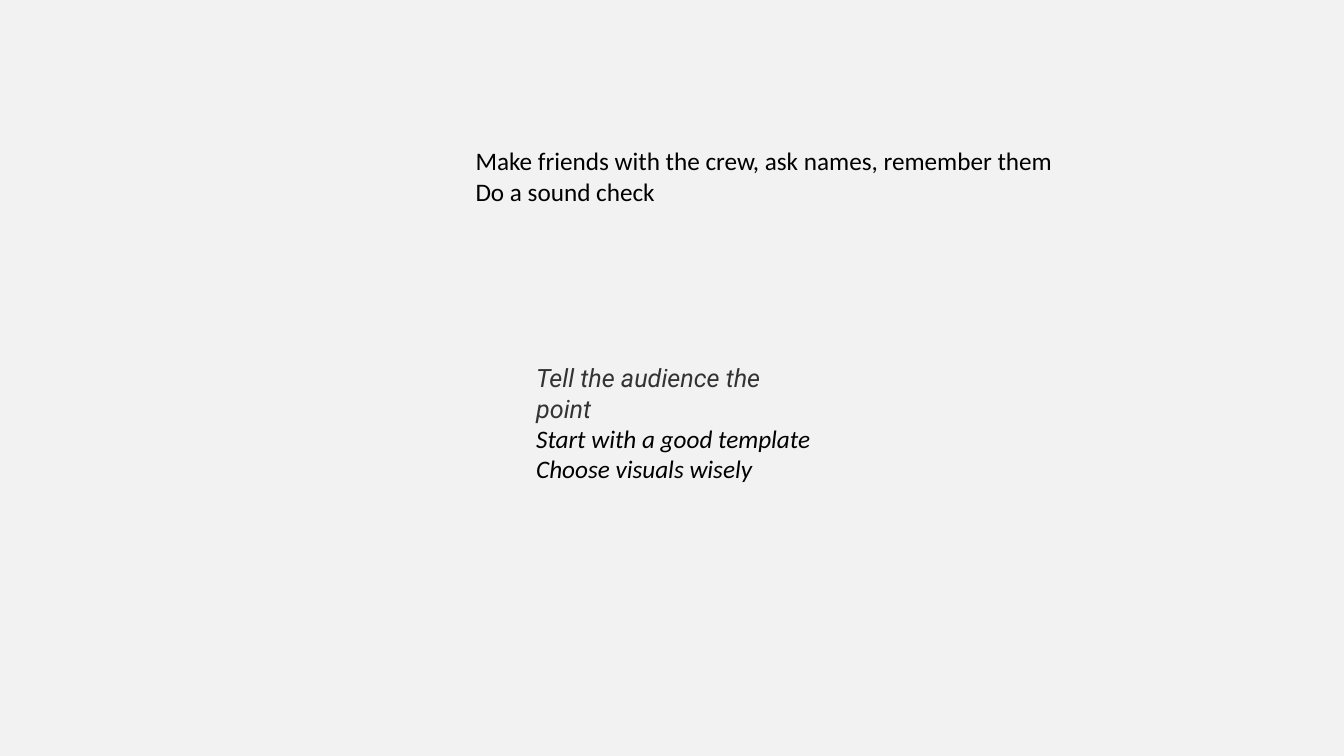
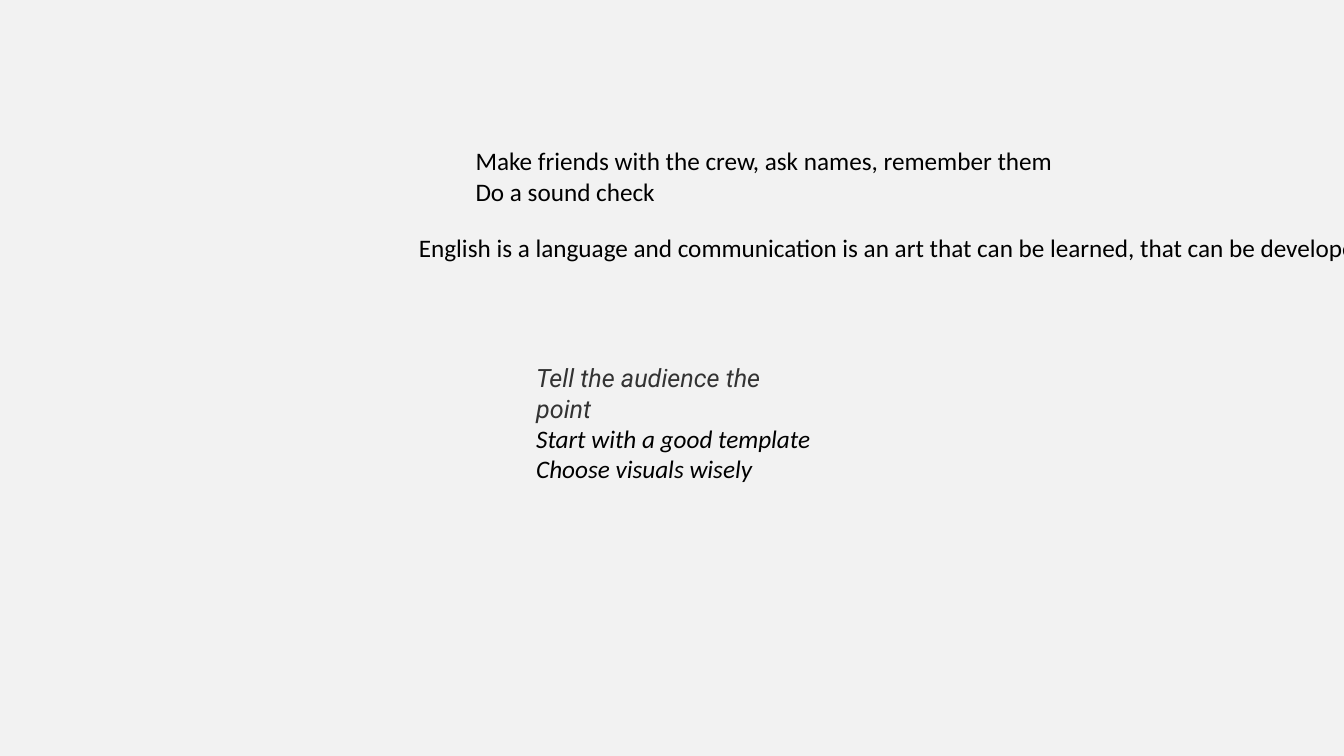
Before and after one commit to bharatmane/presentations, a slide deck: slide 39 of The Art of Presentation/The Art of Presentation.pptx (slide 33 before the commit). Drawn at 1344x756 pixels with LibreOffice and Linux fonts; fonts in the diff are those of the drawing. Boxes give left, top, right and bottom in pixels: in the first picture for what was removed or moved away, otherwise in the second. Text is boxed around its words. In the diff, an @@ line names an element or a change of style, - is before the commit and + after.

```diff
--- a/The Art of Presentation/The Art of Presentation.pptx
+++ b/The Art of Presentation/The Art of Presentation.pptx
@@ text added at (x1=419, y1=239, x2=1255, y2=262), 18 pt, text #000000 @@
+English is a language and communication is an art that can be learned, that can be developed
```
Also in this commit, not shown: 6 other slides changed, 7 slides added.
